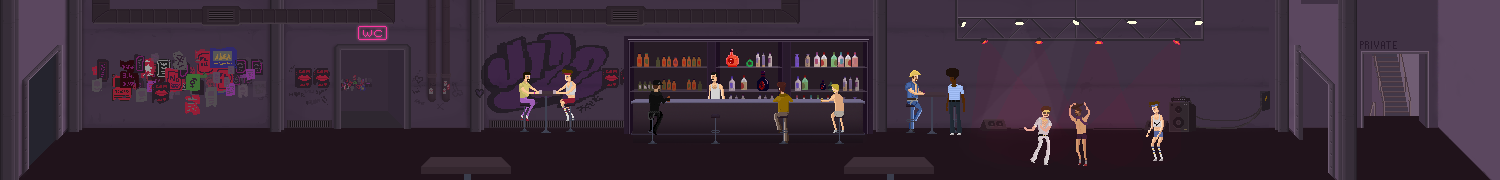
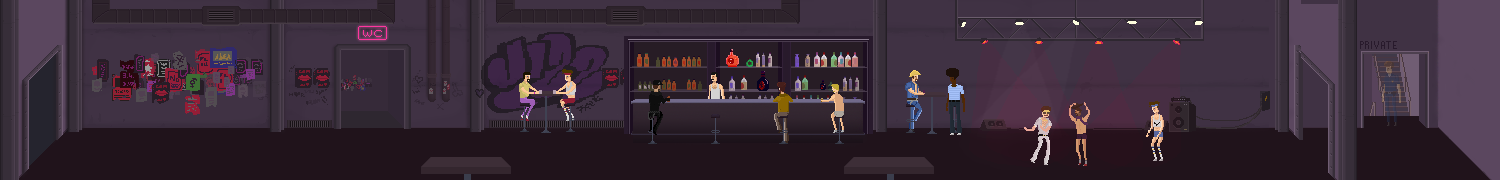
Before/after of a 1500 × 180 layered artwork. What changed in the layer stack:
added group "teleport(upstairs,club.hectorsroom)" (29%) with 2 layers above "playerspawn(hector) start()" over (x1=1382, y1=61, x2=1401, y2=126)
added layer "player" in group "teleport(upstairs,club.hectorsroom)" over (x1=1382, y1=61, x2=1401, y2=126)
